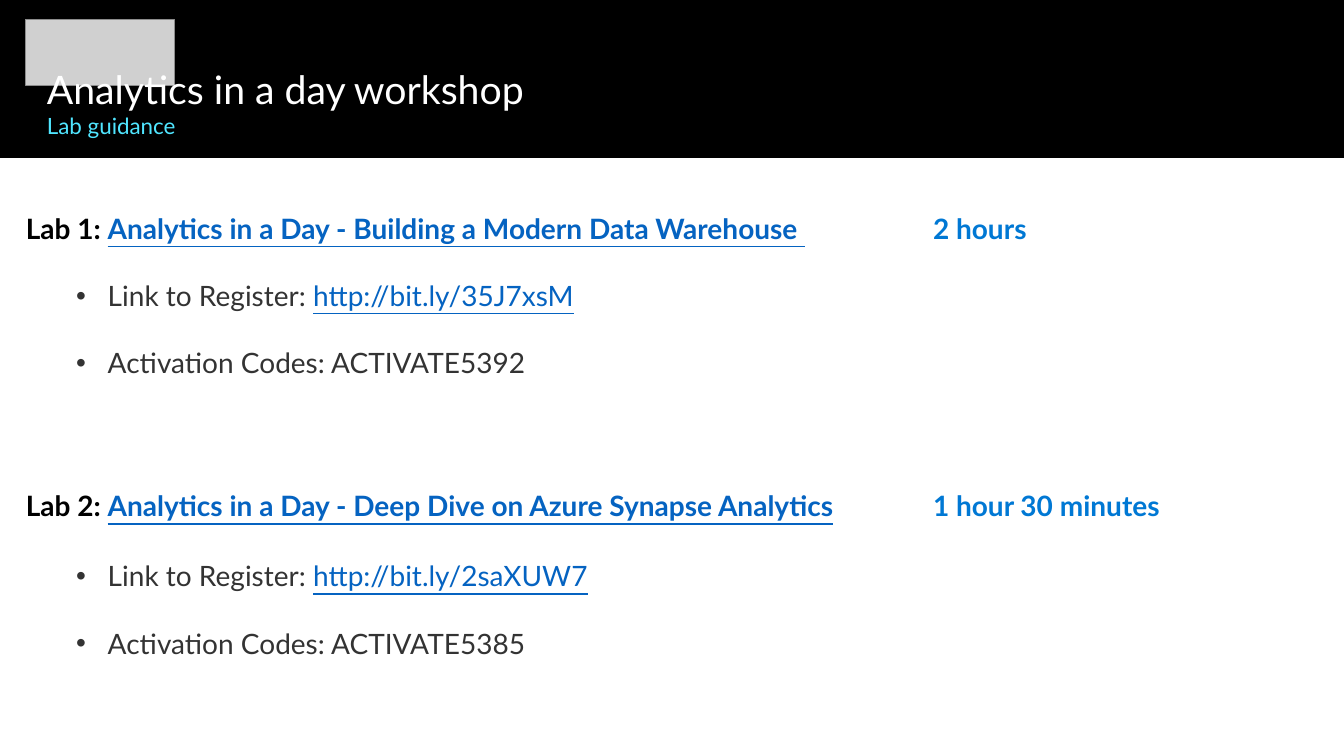
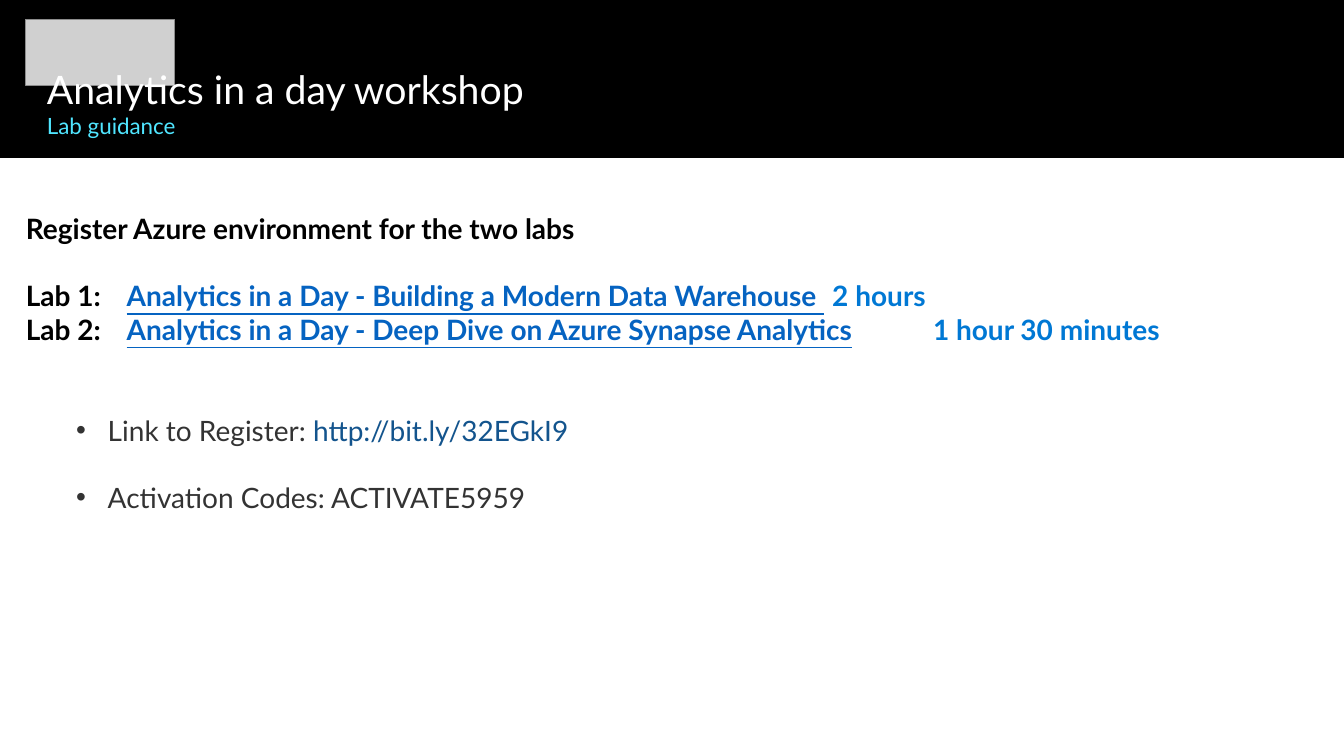
Before and after one commit to janremko/Airlift, a slide deck: slide 4 of AnalyticsInADay/intro.pptx. Drawn at 1344x756 pixels with LibreOffice and Linux fonts; fonts in the diff are those of the drawing; grey boxes stand for pictures. Boxes give left, top, right and bottom in pixels: in the first picture for what was removed or moved away, otherwise in the second. Text is boxed around its words. In the diff, an @@ line names an element or a change of style, - is before the commit and + after.

```diff
--- a/AnalyticsInADay/intro.pptx
+++ b/AnalyticsInADay/intro.pptx
@@ text at <box>26,218,1160,508</box>: text changed; bold on @@
-Lab 1: Analytics in a Day - Building a Modern Data Warehouse 2 hours
-  • Link to Register: http://bit.ly/35J7xsM
-  • Activation Codes: ACTIVATE5392
-Lab 2: Analytics in a Day - Deep Dive on Azure Synapse Analytics 1 hour 30 minutes
-  • Link to Register: http://bit.ly/2saXUW7
-  • Activation Codes: ACTIVATE5385
+Register Azure environment for the two labs
+Lab 1: Analytics in a Day - Building a Modern Data Warehouse 2 hours
+Lab 2: Analytics in a Day - Deep Dive on Azure Synapse Analytics 1 hour 30 minutes
+  • Link to Register: http://bit.ly/32EGkI9
+  • Activation Codes: ACTIVATE5959
```
Also in this commit, not shown: 3 other slides changed.
